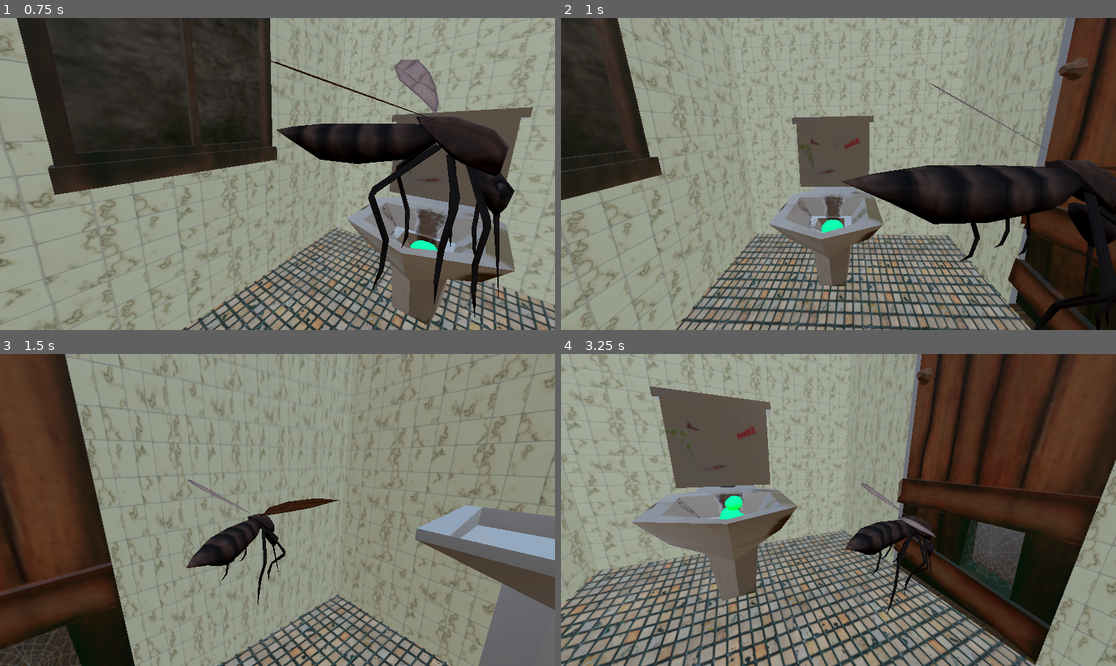
Above: before the commit, frames 1-4 (two rows, left to right).
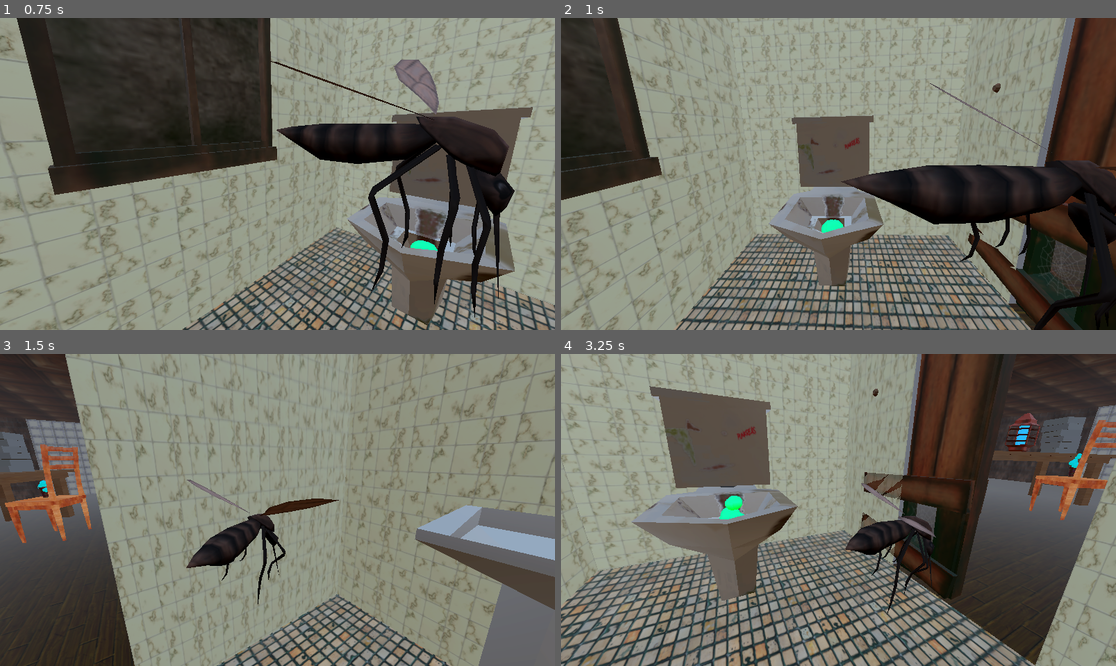
Above: after the commit, the same moments.

Repository: MaxRomagnoli/GGJ25
Game: Godot game, scene res://scenes/Game.tscn
Same seed, same stepped clock (60 frames per second), same inputs: the game is played once before the commit and once after it.
Inputs (mouse positions are in pixels of both pictures, inside the frame that each line leads up to):
- Up to frame 1 (0.75 s): click "START" at 0.5 s
- Up to frame 2 (1 s): no input
- Up to frame 3 (1.5 s): tap Enter (ui_accept) at 1.25 s; move the mouse to (399, 494) at 1.27 s; hold D (move_right) from 1.28 s (still down); hold F from 1.28 s (still down); click (399, 494) at 1.42 s
- Up to frame 4 (3.25 s): tap Enter (ui_accept) at 1.52, 2.27 s; move the mouse to (727, 525) at 2.02 s; release D (move_right) at 2.03 s; release F at 2.03 s; hold S (move_down) 2.03-2.78 s; tap Q at 2.1 s; move the mouse to (894, 441) at 2.77 s; hold D (move_right) from 2.78 s (still down); hold F from 2.78 s (still down)

Frame 1 is identical in both runs. In frame 2, 4.7% of the frame differs, in the area x 73-100%, y 0-100%; in frame 3, 13%; in frame 4, 18%, in the area x 53-100%, y 0-99%.

Commit message:
starting work on pause menu

Diff:
--- a/scenes/Game.tscn
+++ b/scenes/Game.tscn
@@ -231,7 +231,7 @@
 "times": PackedFloat32Array(0, 0.3, 0.566667, 1.76667),
 "transitions": PackedFloat32Array(1, 1, 1, 1),
 "update": 0,
-"values": [Vector3(0, 0, 0), Vector3(0, 0, 0), Vector3(0, -0.340671, 0), Vector3(0, -1.93403, 0)]
+"values": [Vector3(0, 0, 0), Vector3(0, 0, 0), Vector3(0, -0.340671, 0), Vector3(0, 0, 0)]
 }
 
 [sub_resource type="Animation" id="Animation_kjrjy"]
@@ -318,7 +318,7 @@
 "times": PackedFloat32Array(0),
 "transitions": PackedFloat32Array(1),
 "update": 0,
-"values": [Vector3(47.0499, 15.2797, 153.509)]
+"values": [Vector3(47.0499, 15.0707, 153.509)]
 }
 tracks/7/type = "value"
 tracks/7/imported = false
@@ -411,7 +411,10 @@
 "caduta_libri": SubResource("Animation_6cqw8")
 }
 
-[node name="Node" type="Node3D"]
+[sub_resource type="BoxShape3D" id="BoxShape3D_7mym6"]
+size = Vector3(1.12355, 0.902687, 0.47644)
+
+[node name="GameManager" type="Node3D"]
 script = ExtResource("1_hsp4a")
 
 [node name="WorldEnvironment" type="WorldEnvironment" parent="."]
@@ -483,7 +486,7 @@
 speed_range = Vector2(1, 2)
 
 [node name="porta con foro" parent="Enviroment" instance=ExtResource("14_iyj8h")]
-transform = Transform3D(-30, 2.29282e-13, 2.62268e-06, 0, -30, 2.62268e-06, 2.62268e-06, 2.62268e-06, 30, 17.3023, 37.9814, 29.9767)
+transform = Transform3D(-30, 2.29282e-13, 2.62268e-06, 0, -30, 2.62268e-06, 2.62268e-06, 2.62268e-06, 30, 29.6852, 37.9814, 29.9767)
 
 [node name="spider_web" parent="Enviroment/porta con foro" instance=ExtResource("12_7w5xw")]
 transform = Transform3D(-0.233333, 0, 2.03986e-08, 1.78331e-15, -0.233333, 2.03986e-08, 2.03986e-08, 2.03986e-08, 0.233333, 0.133548, 2.06095, -0.0151508)
@@ -513,32 +516,41 @@
 [node name="tavolo" parent="Enviroment" instance=ExtResource("21_uei0f")]
 transform = Transform3D(25.1989, 0, 50.8764, 0, 40, 0, -68.7218, 0, 18.6554, 60.1378, -30.9264, 130.956)
 
-[node name="Libri e ammazzazanzare" type="Node" parent="."]
-
-[node name="Ammazzazanzare" parent="Libri e ammazzazanzare" instance=ExtResource("6_30wm7")]
+[node name="Libri" type="Node" parent="."]
+
+[node name="Ammazzazanzare" parent="Libri" instance=ExtResource("6_30wm7")]
 transform = Transform3D(0.5, 0, 0, 0, 0.5, 0, 0, 0, 0.5, 55.7953, -3.03309, 135.366)
 
-[node name="Node3D" parent="Libri e ammazzazanzare" instance=ExtResource("21_ddy33")]
+[node name="Node3D" parent="Libri" instance=ExtResource("21_ddy33")]
 transform = Transform3D(2.04592, -2.19402, 0.0220081, -1.24878e-09, 0.0300912, 2.99985, -2.19413, -2.04582, 0.0205214, 47.1716, 0.794804, 158.246)
 
-[node name="Node3D2" parent="Libri e ammazzazanzare" instance=ExtResource("21_ddy33")]
+[node name="Node3D2" parent="Libri" instance=ExtResource("21_ddy33")]
 transform = Transform3D(1.6952, -2.47501, 0.0248414, -1.1805e-09, 0.0301091, 2.99985, -2.47513, -1.69512, 0.0170137, 47.1716, 3.59474, 157.351)
 
-[node name="Node3D3" parent="Libri e ammazzazanzare" instance=ExtResource("21_ddy33")]
+[node name="Node3D3" parent="Libri" instance=ExtResource("21_ddy33")]
 transform = Transform3D(1.37157, -2.66797, 0.0267781, -1.1805e-09, 0.0301091, 2.99985, -2.6681, -1.3715, 0.0137656, 47.2934, 6.69338, 156.723)
 
-[node name="Node3D4" parent="Libri e ammazzazanzare" instance=ExtResource("21_ddy33")]
+[node name="Node3D4" parent="Libri" instance=ExtResource("21_ddy33")]
 transform = Transform3D(1.82204, -2.38319, 0.0239198, -2.86275e-09, 0.0301091, 2.99985, -2.38331, -1.82195, 0.0182867, 47.0499, 9.49332, 154.851)
 
-[node name="Node3D5" parent="Libri e ammazzazanzare" instance=ExtResource("21_ddy33")]
+[node name="Node3D5" parent="Libri" instance=ExtResource("21_ddy33")]
 transform = Transform3D(0.975736, -2.83295, 0.149438, -0.0247323, 0.14953, 2.99617, -2.83678, -0.975721, 0.0252787, 47.0499, 12.0811, 153.509)
 
-[node name="Node3D6" parent="Libri e ammazzazanzare" instance=ExtResource("21_ddy33")]
-transform = Transform3D(1.25351, -2.72543, 0.0273567, 0.0343476, 0.0459047, 2.99945, -2.72535, -1.25296, 0.0503846, 47.0499, 15.2797, 153.509)
-
-[node name="AnimationPlayer" type="AnimationPlayer" parent="Libri e ammazzazanzare"]
+[node name="Node3D6" parent="Libri" instance=ExtResource("21_ddy33")]
+transform = Transform3D(1.2535, -2.72543, 0.0273567, 0.0343476, 0.0459047, 2.99945, -2.72535, -1.25296, 0.0503846, 47.0499, 15.0707, 153.509)
+
+[node name="AnimationPlayer" type="AnimationPlayer" parent="Libri"]
 libraries = {
 "": SubResource("AnimationLibrary_0l4ra")
 }
 
+[node name="Area3D" type="Area3D" parent="Libri"]
+transform = Transform3D(1, 0, 0, 0, 1, 0, 0, 0, 1, 42.9752, 0, 162.217)
+collision_mask = 2
+
+[node name="CollisionShape3D" type="CollisionShape3D" parent="Libri/Area3D"]
+transform = Transform3D(9.20737, 0, -3.90185, 0, 10, 0, 3.90185, 0, 9.20737, 1.93264, 13.1216, -3.79149)
+shape = SubResource("BoxShape3D_7mym6")
+
 [connection signal="game_start" from="Menu" to="." method="start_game"]
+[connection signal="body_entered" from="Libri/Area3D" to="." method="fall_animation"]
--- a/scenes/saetta.tscn
+++ b/scenes/saetta.tscn
@@ -62,7 +62,7 @@
 skeleton = NodePath("")
 
 [node name="Timer" type="Timer" parent="."]
-wait_time = 2.0
+wait_time = 3.0
 autostart = true
 
 [connection signal="body_entered" from="." to="." method="_on_body_entered"]
--- a/scripts/ammazzazanzare.gd
+++ b/scripts/ammazzazanzare.gd
@@ -1,6 +1,6 @@
 extends Node3D
 
-@export var fire_time := Vector2(2.0, 5.0)
+@export var fire_time := Vector2(1.0, 2.0)
 @export var agro_range := float(7000.0) # meters
 @onready var player: CharacterBody3D = %Player
 @onready var spawner: Node = $Spawner
--- a/scripts/game_manager.gd
+++ b/scripts/game_manager.gd
@@ -3,8 +3,14 @@
 @onready var player: CharacterBody3D = %Player
 @onready var main_camera: PhantomCamera3D = $PhantomCamera3D
 @onready var menu_camera: PhantomCamera3D = $PhantomCamera3DMenu
+@onready var books_animation: AnimationPlayer = $Libri/AnimationPlayer
 
 func start_game() -> void:
 	main_camera.priority = 1
 	menu_camera.priority = 0
 	player.start()
+
+func fall_animation(body: Node3D) -> void:
+	# print("fall animation")
+	if player.current_power_up == BubbleType.PowerType.SPEED:
+		books_animation.play("caduta_libri")
--- a/scripts/player.gd
+++ b/scripts/player.gd
@@ -1,6 +1,6 @@
 extends CharacterBody3D
 
-enum PlayerState { WAIT, PLAY, DEATH, WIN }
+enum PlayerState { WAIT, PLAY, PAUSE, DEATH, WIN }
 
 @export var idle_velocity := 5.0
 @export var attacking_velocity := 15.0
@@ -30,7 +30,12 @@
 	material = mesh.get_active_material(0)
 
 func start() -> void:
+	Engine.time_scale = 1.0
 	current_player_state = PlayerState.PLAY
+
+func pause() -> void:
+	Engine.time_scale = 0.0
+	current_player_state = PlayerState.PAUSE
 
 func die() -> void:
 
@@ -62,8 +67,11 @@
 
 func _input(event) -> void:
 
-	# Do nothing if player is waiting
-	if current_player_state != PlayerState.PLAY:
+	if current_player_state == PlayerState.PAUSE:
+		if event.is_action_pressed("toogle_pause"):
+			current_player_state = PlayerState.PLAY
+	elif current_player_state != PlayerState.PLAY:
+		# Do nothing if player is waiting
 		return
 
 	player_input = Vector2(
--- a/scripts/saetta.gd
+++ b/scripts/saetta.gd
@@ -1,8 +1,8 @@
 extends Node3D
 
-var speed = 30.0
+var speed = 50.0
 var is_shrinking = false
-var shrink_time = 1 # Seconds
+var shrink_time = 0.5 # Seconds
 var shrink_to_reduce: float
 
 func _init() -> void:
@@ -17,8 +17,7 @@
 		scale -= Vector3.ONE * shrink_to_reduce * delta
 		# print(scale)
 		if scale.x <= 0:
-			print("Bolt destroyed")
-			queue_free()
+			queue_free() # Destroy
 
 	# Move forward
 	position += (global_transform.basis * Vector3.FORWARD).normalized() * delta * speed
Not shown: 1 places in scenes/Game.tscn that only renumber resources
